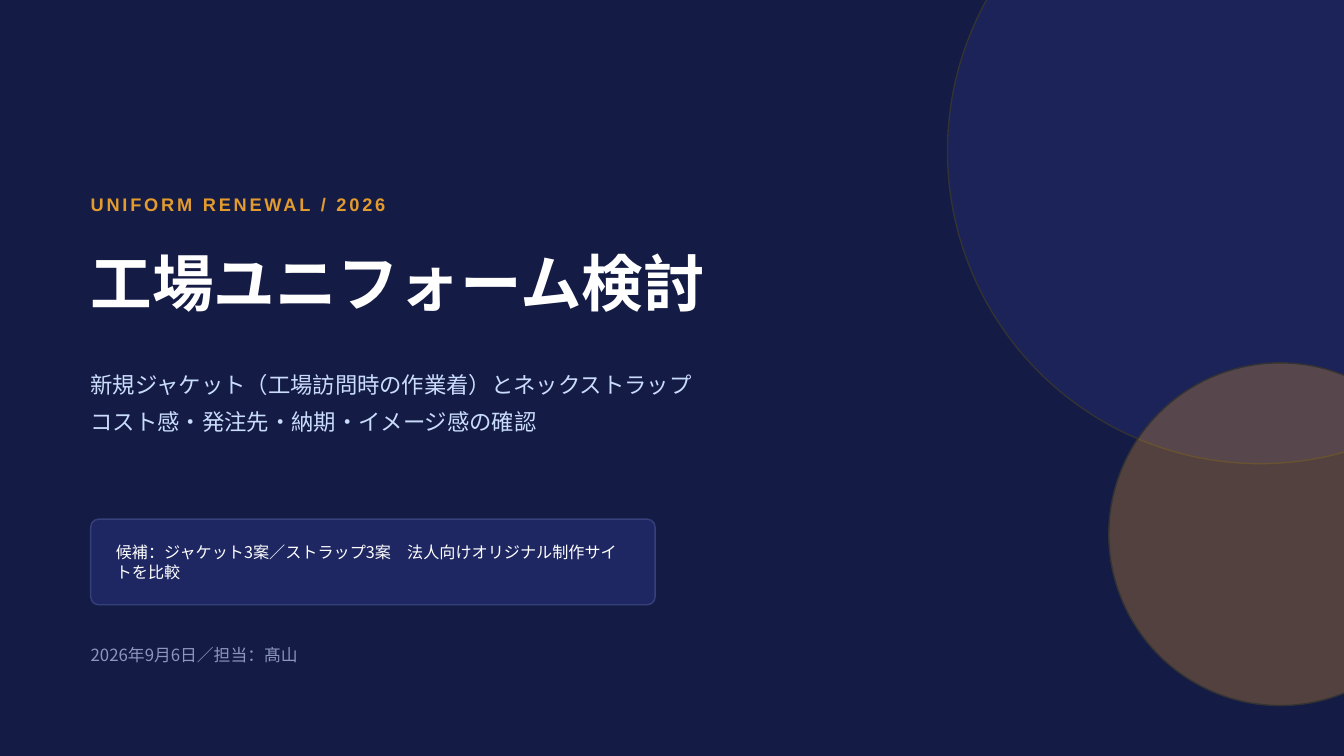
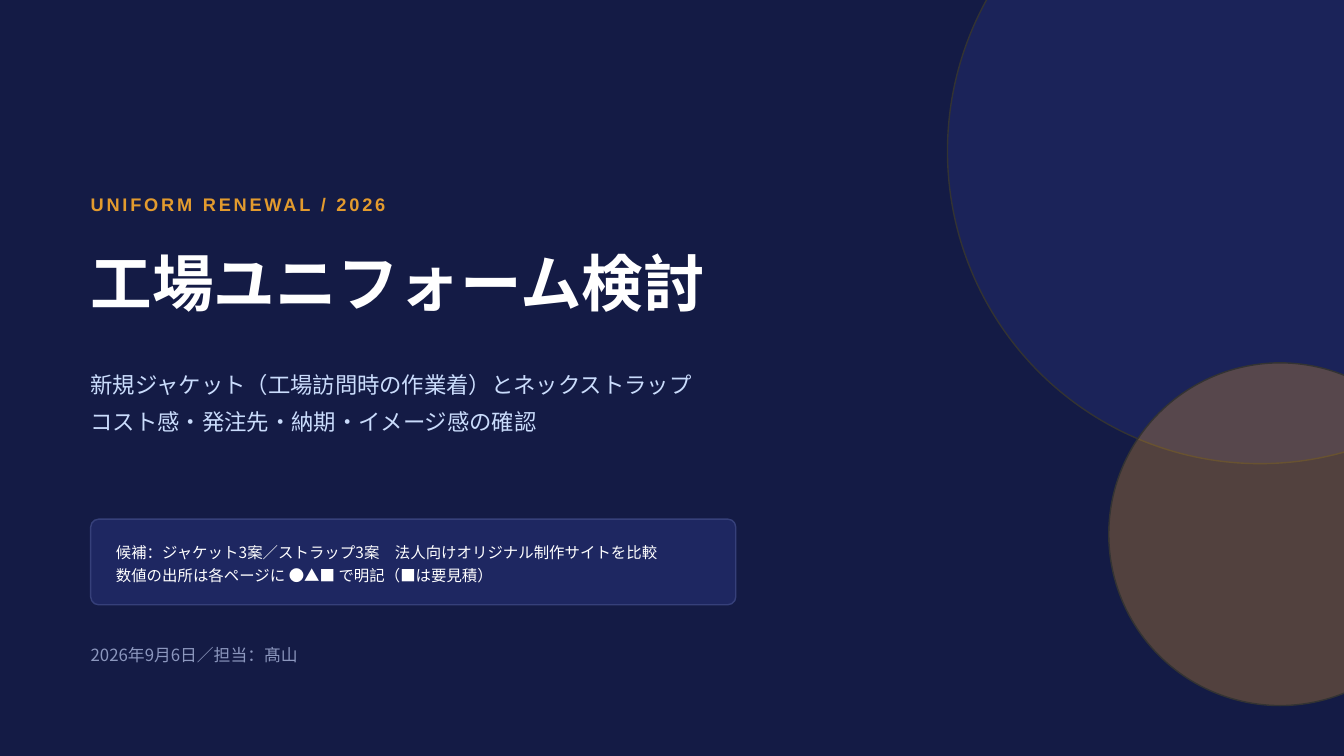
Before and after one commit to sou16hattori-rgb/claudecode_test, a slide deck: slide 1 of docs/工場ユニフォーム検討資料.pptx. Drawn at 1344x756 pixels with LibreOffice and Linux fonts; fonts in the diff are those of the drawing. Boxes give left, top, right and bottom in pixels: in the first picture for what was removed or moved away, otherwise in the second. Text is boxed around its words. In the diff, an @@ line names an element or a change of style, - is before the commit and + after.

```diff
--- a/docs/工場ユニフォーム検討資料.pptx
+++ b/docs/工場ユニフォーム検討資料.pptx
@@ rounded rectangle resized from (x1=91, y1=519, x2=655, y2=605) to (x1=91, y1=519, x2=736, y2=605) @@
@@ text at (x1=116, y1=568, x2=493, y2=583): paragraph added @@
+数値の出所は各ページに ●▲■ で明記（■は要見積）
@@ text at (x1=116, y1=545, x2=657, y2=560): size 11.5 to 11 pt in "候補：ジャケット3案／ストラップ3案 法人向けオリジナル制作サイトを比較"; line spacing 1 to 16pt @@
```
Also in this commit, not shown: 11 other slides changed, 1 slide removed, 2 other files.
